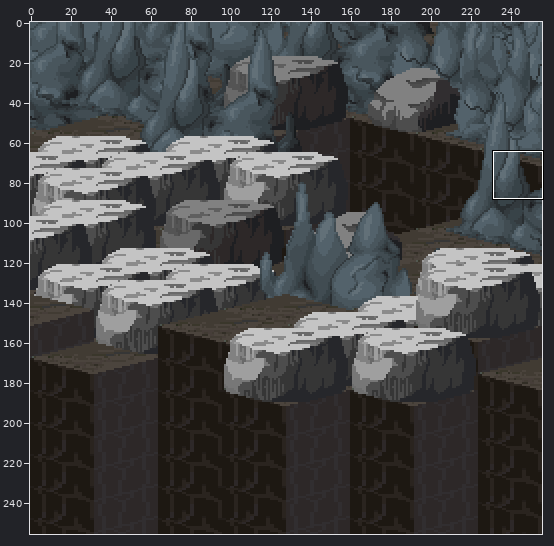
Two states of a sprite sheet, Solution/Resource/Ace/Street/back_050.png. Above, an overview of the earlier version with the close-up marked.
Close-up. As it was:
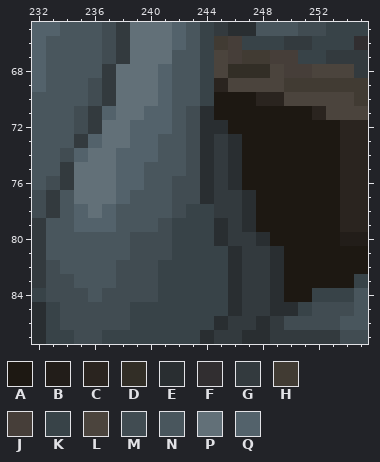
The file is 256x256 pixels. Colours within 5 levels of each other are drawn and written as one. Shown: x 232..255, y 65..87. The commit also changed other parts of the picture, which this record leaves out.
Palette (. is transparent): A #1d1812  B #221d19  C #2a241f  D #322e26  E #292e31  F #312e30  G #333a3e  H #413b33  J #463e39  K #384348  L #4b443d  M #414c52  N #49565d  P #627078  Q #53626b
Pixels before, first column x 232:
65 QQNNNMGPPPQNKGEENNNMMKKK
66 QNNNNMGPPPQNKHJKKKGGKKKF
67 QNNNNMGPPPNNKLJHHJJKKGGG
68 QNNNNGPPPQNNKLDDDLJJLLLG
69 QNNNMGPPPQNNKCLLLLHHHHHH
70 NNNNMGPPPQNNKAAACCLLLLLH
71 NNNMGQPPQQNMEAAAAAAACLLL
72 NNNMGPPQQQNMEEAAAAAAAACC
73 NNNGQPPQQNNMEGEAAAAAAACC
74 NNMQPPQQQNNMEGEAAAAAAACC
75 NNGPPPQQNNNMEGEAAAAAAACC
76 NMGPPPQQNNMMEGEAAAAAAACC
77 MGNPPPQNNNMMEGGEAAAAAACC
78 MGNQPQNNNNMKKGGEAAAAAACC
79 GNNQQQNNNMKKKEGEAAAAAACC
80 GNNNNNNMMMKKKEGGEAAAAABB
81 GNNNNNNMMMKKKKEGGEAAAAAA
82 GMNNNNMMMKKKKKEGGEAAAAAA
83 GMMNNNMMMKKKKKEGGEAAAAAK
84 KMMMNMMMMKKKKKEGGEAAKKKN
85 EKMMMMMKKKKKKKEGGEEKMMMN
86 EKMMMMMKKKKKKEGGEGMMMMNN
87 EKKMMKKKKKKKEGGEEGGGGGMM
After the commit:
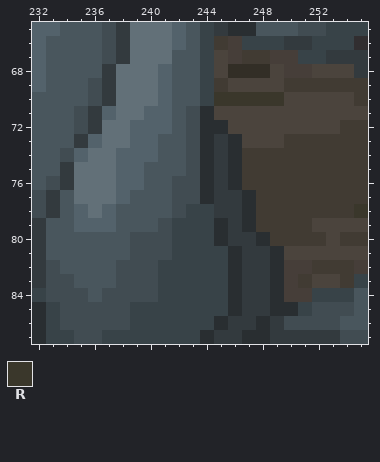
Colours new in this view: R #3a372b
Changes in this commit:
Changed rows in their new state; - is an unchanged pixel.
first column x 245:
69 H----------
70 RRRRR------
71 LLLLLLLL---
72 -LLLLLLLLHH
73 --LLLHHHHHH
74 --HHHHHHHHH
75 --HHHHHHHHH
76 --HHHHHHHHH
77 ---HHHHHHHH
78 ---HHHHHHHR
79 ---HHHHLLLL
80 ----HHHHLHH
81 -----LLLLLL
82 -----JJHHHJ
83 -----JHLLH-
84 -----JJ----
Boxes around the changes in both close-ups, in picture pixels (x1, y1, x2, y2):
changed: (214, 78, 368, 302)
